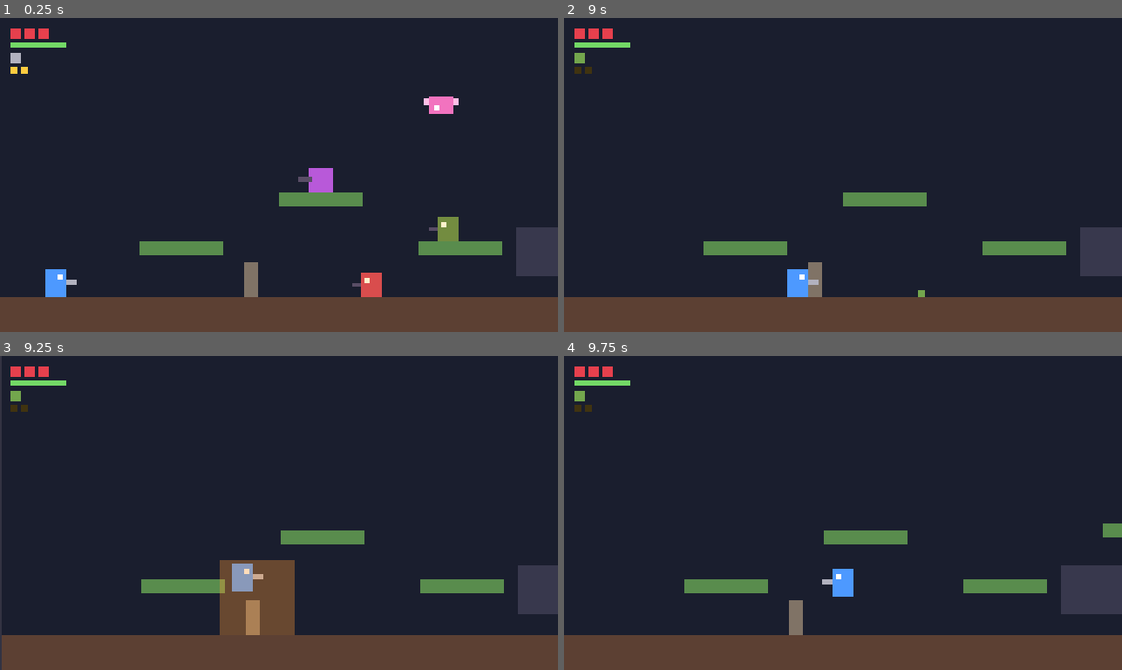
Above: before the commit, frames 1-4 (two rows, left to right).
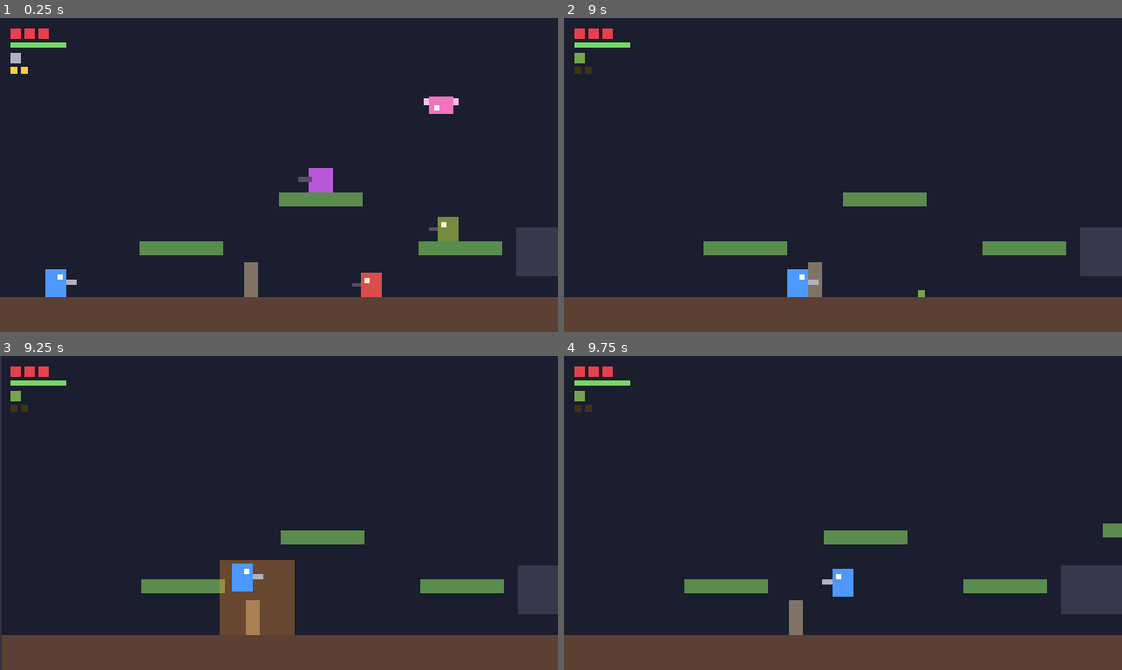
Above: after the commit, the same moments.

Repository: larrycxcx/zonebreaker-public
Game: Godot game, scene res://scenes/main.tscn
The game is run twice, just before and just after one commit, with the same random seed, the same clock (stepped at 60 frames per second) and the same inputs. Sound files missing from this copy of the repository are replaced by a short silence.
Inputs (mouse positions are in pixels of both pictures, inside the frame that each line leads up to):
- Up to frame 1 (0.25 s): no input
- Up to frame 2 (9 s): tap Enter at 0.5, 2, 3.5 s; move the mouse to (965, 159) at 0.52 s; hold J (shoot) 0.53-1.28 s; hold D (move_right) 0.53-2.03 s; click (965, 159) at 0.67 s; tap Space (jump) at 0.77, 1.07, 1.25, 1.52, 1.55, 1.82, 2.1, 2.75, 3.02, 3.32, 3.77, 3.8, 4.07, 4.25, 4.52, 4.82, 6.02, 6.05, 6.32, 6.77, 7.07, 7.52, 7.82, 8.3 s; tap K (ultimate) at 0.8, 1.35, 3.05, 5.3, 7.35, 8.85 s; move the mouse to (731, 190) at 1.27 s; move the mouse to (898, 105) at 2.02 s; hold A (move_left) 2.03-2.78 s; hold J (shoot) 2.03-2.78 s; move the mouse to (815, 237) at 2.77 s; hold D (move_right) 2.78-4.28 s; tap S (aim_down) at 2.85 s; click (815, 237) at 2.92 s; move the mouse to (1010, 222) at 3.52 s; hold W (aim_up) 3.53-4.28 s; move the mouse to (675, 127) at 4.27 s; hold A (move_left) 4.28-5.03 s; tap Ctrl (crouch) at 4.35 s; tap J (shoot) at 4.55 s; move the mouse to (870, 175) at 5.02 s; hold D (move_right) 5.03-5.78 s; hold J (shoot) 5.03-5.78 s; click (870, 175) at 5.17 s; move the mouse to (759, 96) at 5.77 s; hold A (move_left) 5.78-7.28 s; tap Alt (sprint) at 5.85 s; move the mouse to (965, 159) at 6.52 s; hold J (shoot) 6.53-7.28 s; tap Shift (switch_weapon) at 6.6 s; move the mouse to (731, 190) at 7.27 s; hold D (move_right) from 7.28 s (still down); click (731, 190) at 7.42 s; move the mouse to (898, 105) at 8.02 s; hold J (shoot) 8.03-8.78 s; move the mouse to (815, 237) at 8.77 s
- Up to frame 3 (9.25 s): keep holding D (move_right); tap Space (jump) at 9.02 s; tap J (shoot) at 9.05 s
- Up to frame 4 (9.75 s): tap Space (jump) at 9.32, 9.6 s; move the mouse to (1010, 560) at 9.52 s; release D (move_right) at 9.53 s; hold A (move_left) from 9.53 s (still down); click (1010, 560) at 9.67 s

Frames 1-2 are identical in both runs. In frame 3, 0.4% of the frame differs, in the area x 41-48%, y 66-75%; in frame 4, nothing differs.

Commit message:
Let a skin pack supply character art and effects (step 4, part 3)
SkinPack now carries appearances (skin key -> Appearance scene) and
effects (muzzle flash, sparks, explosion) alongside its sounds, with the
same "mine, then fallback, then the built-in default" lookup. Characters
declare a skin_key and ask Skins.build_appearance() in _ready; a pack
that names no appearance, or hands over a scene without an Appearance
script, leaves the built-in art in place instead of breaking the game.

Fx asks the pack for every effect it spawns, so swapping packs takes
effect immediately. Grenades no longer carry an explosion scene: they
report the event and Fx draws it at the reported blast radius, which
leaves no visual scene in gameplay code at all.

Co-Authored-By: Claude Opus 5 <noreply@anthropic.com>

Diff:
--- a/scenes/boss_a.tscn
+++ b/scenes/boss_a.tscn
@@ -13,6 +13,7 @@
 collision_layer = 8
 collision_mask = 1
 script = ExtResource("1")
+skin_key = &"boss_a"
 display_name = "Boss A"
 portrait = ExtResource("3")
 ultimate_damage_ratio = 0.25
--- a/scenes/enemy_chaser.tscn
+++ b/scenes/enemy_chaser.tscn
@@ -11,6 +11,7 @@
 collision_layer = 8
 collision_mask = 1
 script = ExtResource("1")
+skin_key = &"chaser"
 max_health = 6
 detect_range = 120.0
 
--- a/scenes/enemy_flyer.tscn
+++ b/scenes/enemy_flyer.tscn
@@ -13,6 +13,7 @@
 collision_mask = 1
 motion_mode = 1
 script = ExtResource("1")
+skin_key = &"flyer"
 bullet_scene = ExtResource("2")
 fire_interval = 1.0
 shoot_event = &"flyer_shoot"
--- a/scenes/enemy_turret.tscn
+++ b/scenes/enemy_turret.tscn
@@ -12,6 +12,7 @@
 collision_layer = 8
 collision_mask = 1
 script = ExtResource("1")
+skin_key = &"turret"
 max_health = 6
 shoot_event = &"turret_shoot"
 detect_range = 200.0
--- a/scenes/enemy_walker_f.tscn
+++ b/scenes/enemy_walker_f.tscn
@@ -6,6 +6,7 @@
 
 [node name="EnemyWalkerF" instance=ExtResource("1")]
 script = ExtResource("2")
+skin_key = &"grenadier"
 bullet_scene = null
 detect_range = 150.0
 grenade_scene = ExtResource("3")
--- a/scenes/grenade.tscn
+++ b/scenes/grenade.tscn
@@ -1,7 +1,6 @@
 [gd_scene format=3]
 
 [ext_resource type="Script" path="res://scripts/grenade.gd" id="1"]
-[ext_resource type="PackedScene" path="res://scenes/explosion.tscn" id="2"]
 
 [sub_resource type="CircleShape2D" id="CircleShape2D_1"]
 radius = 2.0
@@ -14,7 +13,6 @@
 collision_mask = 1
 motion_mode = 1
 script = ExtResource("1")
-explosion_scene = ExtResource("2")
 
 [node name="CollisionShape2D" type="CollisionShape2D" parent="."]
 shape = SubResource("CircleShape2D_1")
--- a/scenes/main.tscn
+++ b/scenes/main.tscn
@@ -17,6 +17,7 @@
 [ext_resource type="PackedScene" path="res://scenes/muzzle_flash.tscn" id="14"]
 [ext_resource type="PackedScene" path="res://scenes/hit_spark.tscn" id="15"]
 [ext_resource type="PackedScene" path="res://scenes/impact_spark.tscn" id="16"]
+[ext_resource type="PackedScene" path="res://scenes/explosion.tscn" id="18"]
 
 [node name="Main" type="Node2D"]
 script = ExtResource("3")
@@ -127,6 +128,7 @@
 muzzle_flash_scene = ExtResource("14")
 hit_spark_scene = ExtResource("15")
 impact_spark_scene = ExtResource("16")
+explosion_scene = ExtResource("18")
 
 [node name="Player" parent="." instance=ExtResource("2")]
 position = Vector2(32, 152)
--- a/scripts/enemy.gd
+++ b/scripts/enemy.gd
@@ -79,6 +79,8 @@
 var _aim_timer := 0.0
 
 ## 外观层。玩法只调它的接口，不碰方块和颜色（见 appearance.gd）。
+## 素材包里有 `skin_key` 这套外观的话，`_ready` 里会换成它的（见 Skins.build_appearance）。
+@export var skin_key := &"walker"
 @onready var _visual: Appearance = $Visual
 ## 枪口 Marker，挂在**本体**下（不在 `Visual` 里）：它只给出「伸出去多远」这个偏移，
 ## 实际出膛高度按碰撞体中心算（见 `level_muzzle_position()`），所以和外观长什么样、压没压扁都无关。
@@ -88,6 +90,7 @@
 
 
 func _ready() -> void:
+	_visual = Skins.build_appearance(self, skin_key)
 	add_to_group(GROUP)
 	health = max_health
 	_apply_visual_facing()
--- a/scripts/fx.gd
+++ b/scripts/fx.gd
@@ -6,12 +6,15 @@
 ## 由这里决定画什么、画在哪。特效场景在关卡里用导出属性指定，第 4 步换素材包时整套替换。
 ## 特效都是纯显示的 Node2D，没有碰撞，挂在自己下面，关卡一卸载就跟着没了。
 
+## 下面这些是**默认**特效：当前素材包里有同名的特效就用包里的（见 `SkinPack.EFFECT_KEYS`）。
 ## 开枪时在枪口闪一下。
 @export var muzzle_flash_scene: PackedScene
 ## 子弹打中角色（玩家或敌人）时的火花。
 @export var hit_spark_scene: PackedScene
 ## 子弹打在墙、地面这种实心物体上时的火花。
 @export var impact_spark_scene: PackedScene
+## 手雷爆炸（大小按爆炸半径缩放）。
+@export var explosion_scene: PackedScene
 
 ## 哪些事件算「开了一枪」。各角色开枪报告的事件名在场景里设置（`Enemy.shoot_event`），
 ## 加新敌人时这里要一起加；`test_fx.gd` 会检查关卡里每个敌人的 shoot_event 都在这张表里。
@@ -30,17 +33,22 @@
 	if SHOOT_EVENTS.has(event):
 		_flash_muzzle(source)
 	elif HIT_EVENTS.has(event):
-		_spawn(hit_spark_scene, _body_center(source))
+		_spawn(&"hit_spark", hit_spark_scene, _body_center(source))
 	elif event == &"bullet_impact":
 		# 子弹撞到实心物体时报告，它自己的位置就是命中点。
-		_spawn(impact_spark_scene, (source as Node2D).global_position)
+		_spawn(&"impact_spark", impact_spark_scene, (source as Node2D).global_position)
+	elif event == &"explosion":
+		# 手雷炸的时候报告，大小照它的爆炸半径来。
+		var blast := _spawn(&"explosion", explosion_scene, (source as Node2D).global_position)
+		if blast != null:
+			blast.set(&"radius", source.get(&"blast_radius"))
 
 
 ## 枪口闪光：开枪的人自己记着这一枪从哪出膛、朝哪打（last_muzzle_position / last_shot_direction）。
 func _flash_muzzle(source: Node) -> void:
 	var position_: Vector2 = source.get(&"last_muzzle_position")
 	var direction: Vector2 = source.get(&"last_shot_direction")
-	var flash := _spawn(muzzle_flash_scene, position_)
+	var flash := _spawn(&"muzzle_flash", muzzle_flash_scene, position_)
 	if flash != null and direction != Vector2.ZERO:
 		flash.rotation = direction.angle()
 
@@ -52,7 +60,9 @@
 	return (source as Node2D).global_position
 
 
-func _spawn(scene: PackedScene, position_: Vector2) -> Node2D:
+## 生成一个特效：当前素材包里有这个键就用包里的，没有就用节点上配的默认场景。
+func _spawn(key: StringName, fallback: PackedScene, position_: Vector2) -> Node2D:
+	var scene := Skins.effect(key, fallback)
 	if scene == null:
 		return null
 	var effect := scene.instantiate() as Node2D
--- a/scripts/grenade.gd
+++ b/scripts/grenade.gd
@@ -20,8 +20,6 @@
 ## 爆炸中心（和直接砸中）的伤害，以及范围边缘的伤害，中间按距离线性过渡。
 @export var max_damage := 3
 @export var min_damage := 1
-## 爆炸的样子（占位美术），只管显示。
-@export var explosion_scene: PackedScene
 
 ## 场上的手雷都在这个组里（Boss A 躲手雷时靠它找）。
 const GROUP := &"grenades"
@@ -100,11 +98,6 @@
 		# 隔着墙炸不到：从爆炸中心到目标之间要没有实心物体。
 		if Sight.is_clear(space, global_position, victim.global_position):
 			victim.take_damage(damage_at(victim, direct_hit), global_position)
-	if explosion_scene != null:
-		var effect := explosion_scene.instantiate() as Node2D
-		effect.set(&"radius", blast_radius)
-		get_parent().add_child(effect)
-		effect.global_position = global_position
 	queue_free()
 
 
--- a/scripts/player.gd
+++ b/scripts/player.gd
@@ -118,6 +118,8 @@
 var _stamina_regen_timer := 0.0
 
 ## 外观层。玩法只调它的接口（朝向/姿势/瞄准/受击/闪烁/死亡/后坐力），不碰方块和颜色。
+## 素材包里有 `skin_key` 这套外观的话，`_ready` 里会换成它的（见 Skins.build_appearance）。
+@export var skin_key := &"player"
 @onready var _visual: Appearance = $Visual
 @onready var _hurtbox: Area2D = $Hurtbox
 @onready var _shape: CollisionShape2D = $CollisionShape2D
@@ -126,6 +128,7 @@
 
 
 func _ready() -> void:
+	_visual = Skins.build_appearance(self, skin_key)
 	for weapon in weapons:
 		_slots.append(WeaponSlot.new(weapon))
 	_ultimate.ammo_changed.connect(func(ammo: int, max_ammo: int) -> void: ultimate_ammo_changed.emit(ammo, max_ammo))
--- a/scripts/skin/skin_pack.gd
+++ b/scripts/skin/skin_pack.gd
@@ -34,11 +34,35 @@
 	&"boss_appear": "Boss 出场（第一次进入屏幕）",
 }
 
+## 全部角色外观的键，以及各是谁。做素材的人照这张表准备外观场景（根节点挂 Appearance 脚本）。
+## 自制包只填想替换的；没填的角色用它自己场景里带的默认外观（现在的占位方块）。
+const APPEARANCE_KEYS := {
+	&"player": "玩家",
+	&"walker": "巡逻兵 A/B/C（共用一套，颜色在各自场景里）",
+	&"grenadier": "敌人 F（扔手雷的巡逻兵）",
+	&"turret": "炮台",
+	&"flyer": "敌人 E（飞行）",
+	&"chaser": "敌人 D（追击）",
+	&"boss_a": "Boss A",
+}
+
+## 全部特效的键。没填的用 Fx 节点上配的默认场景。
+const EFFECT_KEYS := {
+	&"muzzle_flash": "开枪时的枪口闪光",
+	&"hit_spark": "子弹打中角色",
+	&"impact_spark": "子弹打在墙、地面上",
+	&"explosion": "手雷爆炸",
+}
+
 ## 在编辑器里显示的名字。
 @export var display_name := ""
 ## 事件名 → 声音。
 @export var sounds: Dictionary[StringName, AudioStream] = {}
-## 这个包里没有的声音去哪里找。自制素材包一般指向默认包；默认包自己留空。
+## 角色外观：皮肤键（`APPEARANCE_KEYS`）→ 外观场景，根节点要挂 `Appearance` 脚本。
+@export var appearances: Dictionary[StringName, PackedScene] = {}
+## 特效：特效键（`EFFECT_KEYS`）→ 场景。
+@export var effects: Dictionary[StringName, PackedScene] = {}
+## 这个包里没有的东西去哪里找。自制素材包一般指向默认包；默认包自己留空。
 @export var fallback: SkinPack
 
 
@@ -48,3 +72,19 @@
 	if stream != null:
 		return stream
 	return fallback.find_sound(event) if fallback != null else null
+
+
+## 找某个角色的外观场景：先看自己，没有再问备用包，都没有返回 null（= 用角色场景里自带的）。
+func find_appearance(key: StringName) -> PackedScene:
+	var scene: PackedScene = appearances.get(key)
+	if scene != null:
+		return scene
+	return fallback.find_appearance(key) if fallback != null else null
+
+
+## 找某个特效的场景，规则同上。
+func find_effect(key: StringName) -> PackedScene:
+	var scene: PackedScene = effects.get(key)
+	if scene != null:
+		return scene
+	return fallback.find_effect(key) if fallback != null else null
--- a/scripts/skin/skins.gd
+++ b/scripts/skin/skins.gd
@@ -26,3 +26,35 @@
 
 func sound(event: StringName) -> AudioStream:
 	return current.find_sound(event) if current != null else null
+
+
+## 当前包里某个特效的场景，没有就返回 fallback_（Fx 节点上配的默认值）。
+func effect(key: StringName, fallback_: PackedScene) -> PackedScene:
+	var scene: PackedScene = current.find_effect(key) if current != null else null
+	return scene if scene != null else fallback_
+
+
+## 按皮肤键给 owner 装上外观，返回最终用的那个 `Appearance`。
+## 当前包里没有这个键（或者给的场景不对）就保留角色场景里自带的外观——皮肤包填错不该让游戏崩。
+## 角色在 _ready 里第一时间调它，之后只通过返回的这个对象和外观打交道。
+func build_appearance(owner: Node, key: StringName) -> Appearance:
+	var built_in := owner.get_node_or_null("Visual") as Appearance
+	if key == &"" or current == null:
+		return built_in
+	var scene := current.find_appearance(key)
+	if scene == null:
+		return built_in
+	var replacement := scene.instantiate() as Appearance
+	if replacement == null:
+		push_warning("皮肤包里 %s 的外观根节点没有 Appearance 脚本，继续用默认外观" % key)
+		return built_in
+	replacement.name = "Visual"
+	if built_in != null:
+		var index := built_in.get_index()
+		owner.remove_child(built_in)
+		built_in.queue_free()
+		owner.add_child(replacement)
+		owner.move_child(replacement, index)
+	else:
+		owner.add_child(replacement)
+	return replacement
--- a/tests/game_test.gd
+++ b/tests/game_test.gd
@@ -42,13 +42,15 @@
 ## 玩家一传送过去就会吃接触伤害被击飞，后面一连串断言都会莫名其妙地失败。
 ## 默认也移除 Level/Walls 下的竖墙：墙会挡路、挡子弹、挡视线，而大部分用例测的是和墙无关的机制，
 ## 不该因为关卡里掩体摆放的调整而失败。测墙本身的用例传 keep_walls = true。
-func reset_scene(keep_enemies := false, keep_walls := false) -> void:
+## `skin` 传了就用它加载这一关（角色在 _ready 里按当前包装外观，所以必须在加载之前定好）；
+## 不传就恢复默认包。
+func reset_scene(keep_enemies := false, keep_walls := false, skin: SkinPack = null) -> void:
 	release_all_input()
 	free_scene()
 	# 终极武器会暂停整棵树：用例中途出错、没等到恢复，也不能把暂停带进下一条用例。
 	tree.paused = false
 	# 素材包是全局状态：换过包的用例如果中途出错没换回来，会影响后面所有用例，所以每次都恢复默认包。
-	Skins.use(Skins.default_skin())
+	Skins.use(skin if skin != null else Skins.default_skin())
 	events.clear()
 	if not GameEvents.event_happened.is_connected(_record_event):
 		GameEvents.event_happened.connect(_record_event)
--- a/tests/run_tests.gd
+++ b/tests/run_tests.gd
@@ -28,6 +28,7 @@
 	"visuals": "res://tests/test_visuals.gd",
 	"fx": "res://tests/test_fx.gd",
 	"feel": "res://tests/test_feel.gd",
+	"skin_visuals": "res://tests/test_skin_visuals.gd",
 	"audio": "res://tests/test_audio.gd",
 }
 
--- /dev/null
+++ b/tests/test_skin_visuals.gd
@@ -0,0 +1,151 @@
+extends GameTest
+## 素材包的外观部分：角色外观和特效都能整包替换，而且**只换外观、不改规则**。
+## 音效那半边在 test_audio.gd 里。
+
+const STUB := "res://tests/stub_appearance.gd"
+
+
+## 现做一个素材包：appearances / effects 里填什么由参数决定，其余都回落到默认包。
+func make_skin(appearances := {}, effects := {}) -> SkinPack:
+	var skin := SkinPack.new()
+	skin.display_name = "测试皮肤"
+	skin.fallback = Skins.default_skin()
+	for key in appearances:
+		skin.appearances[key] = appearances[key]
+	for key in effects:
+		skin.effects[key] = effects[key]
+	return skin
+
+
+## 把一个脚本打包成场景（当外观或特效用）。
+func scene_of(script_path: String) -> PackedScene:
+	var node := Node2D.new()
+	node.set_script(load(script_path))
+	var scene := PackedScene.new()
+	scene.pack(node)
+	node.free()
+	return scene
+
+
+func test_keys_cover_everyone() -> void:
+	# 关卡里每个角色都要有皮肤键，而且键都在清单里（做素材的人照清单准备）
+	await reset_scene(true)
+	var actors: Array[Node] = [player]
+	actors.append_array(main.get_node("Enemies").get_children())
+	# 每个角色用的是哪个键要对得上，不能漏填（漏填会退回基类默认的 walker，画面上看不出来）
+	var expected := {
+		"Player": &"player", "WalkerA": &"walker", "WalkerB": &"walker", "WalkerC": &"walker",
+		"WalkerF": &"grenadier", "Turret1": &"turret", "Turret2": &"turret",
+		"FlyerE": &"flyer", "ChaserD": &"chaser", "BossA": &"boss_a",
+	}
+	for actor in actors:
+		var key: StringName = actor.get(&"skin_key")
+		check("%s's key (%s) is in the list" % [actor.name, key], SkinPack.APPEARANCE_KEYS.has(key),
+			str(SkinPack.APPEARANCE_KEYS.keys()))
+		check("%s uses the %s skin" % [actor.name, expected.get(String(actor.name), "?")],
+			key == expected.get(String(actor.name)), str(key))
+
+
+func test_default_skin_leaves_the_built_in_art_alone() -> void:
+	await reset_scene(true)
+	check("the default pack ships no appearance overrides", Skins.default_skin().appearances.is_empty())
+	check("and no effect overrides", Skins.default_skin().effects.is_empty())
+	check("so characters keep the art from their own scene", player.get_node("Visual") is Appearance)
+
+
+func test_a_skin_replaces_a_character_s_appearance() -> void:
+	# 换上只提供「玩家外观」的包：玩家换皮，敌人保持原样
+	await reset_scene(true, false, make_skin({&"player": scene_of(STUB)}))
+	keep_only_enemies(["WalkerA"])
+	await frames(5)
+	var skinned: Node = player.get_node("Visual")
+	check("the player got the skin's appearance", skinned.get_script().resource_path == STUB, str(skinned.get_script()))
+	check("it is still called Visual and sits on the player", skinned.get_parent() == player)
+	check("the enemy kept its own", main.get_node("Enemies/WalkerA/Visual").get_script().resource_path != STUB)
+	# 换皮之后照样能玩，判定一点不变
+	var muzzle := player._muzzle_position(Vector2.RIGHT) - player.global_position
+	check("judgement points unchanged", muzzle == Player.LEVEL_MUZZLE, str(muzzle))
+	Input.action_press("move_right")
+	await frames(6)
+	release_all_input()
+	check("still moves", player.global_position.x > 32.0)
+	check("and the logic drives it through the interface", (skinned.calls as Array).has("face"), str(skinned.calls))
+
+
+func test_a_skin_replaces_an_effect() -> void:
+	# 换上只提供「枪口闪光」的包
+	await reset_scene(false, false, make_skin({}, {&"muzzle_flash": scene_of(STUB)}))
+	player.global_position = Vector2(200, 152)
+	player.velocity = Vector2.ZERO
+	await frames(10)
+	player._shoot(Vector2.RIGHT)
+	await frames(1)
+	var fx: Fx = main.get_node("Fx")
+	var effects := fx.get_children()
+	check("the flash came from the skin", not effects.is_empty() and effects[0].get_script().resource_path == STUB,
+		str(effects.map(func(e): return e.get_script())))
+
+
+func test_missing_entries_fall_back() -> void:
+	# 包里没填的东西一律回落：外观用角色场景自带的，特效用 Fx 上配的默认场景
+	await reset_scene(false, false, make_skin())
+	player.global_position = Vector2(200, 152)
+	await frames(10)
+	check("appearance falls back to the built-in one", player.get_node("Visual").get_script().resource_path.ends_with("appearance.gd"))
+	player._shoot(Vector2.RIGHT)
+	await frames(1)
+	var fx: Fx = main.get_node("Fx")
+	check("effects fall back to the Fx defaults", not fx.get_children().is_empty())
+
+
+func test_a_broken_skin_does_not_break_the_game() -> void:
+	# 皮肤包把外观填成了一个普通场景（根节点没有 Appearance 脚本）：退回默认外观，游戏照常跑
+	var not_an_appearance := PackedScene.new()
+	var node := Node2D.new()
+	not_an_appearance.pack(node)
+	node.free()
+	await reset_scene(false, false, make_skin({&"player": not_an_appearance}))
+	await frames(10)
+	check("kept the built-in appearance", player.get_node("Visual") is Appearance)
+	Input.action_press("move_right")
+	await frames(6)
+	release_all_input()
+	check("and the game still runs", player.global_position.x > 32.0)
+
+
+func test_appearances_fall_back_through_the_chain() -> void:
+	# 包 A 提供玩家外观，包 B 自己什么都没有、fallback 指向 A：用 B 也要拿到 A 的外观
+	var pack_a := make_skin({&"player": scene_of(STUB)})
+	var pack_b := make_skin()
+	pack_b.fallback = pack_a
+	await reset_scene(false, false, pack_b)
+	await frames(5)
+	check("the appearance came from the fallback pack", player.get_node("Visual").get_script().resource_path == STUB,
+		str(player.get_node("Visual").get_script()))
+
+
+func test_the_explosion_is_drawn_by_the_fx_layer() -> void:
+	# 手雷自己不画爆炸，只报告事件；画面归 Fx（所以也能被素材包替换）
+	await reset_scene()
+	player.global_position = Vector2(200, 152)
+	player.velocity = Vector2.ZERO
+	await frames(10)
+	var grenade: Grenade = load("res://scenes/grenade.tscn").instantiate()
+	main.add_child(grenade)
+	grenade.global_position = Vector2(230, 150)
+	await frames(2)
+	var fx: Fx = main.get_node("Fx")
+	for effect in fx.get_children():
+		effect.free()
+	# 故意改成和特效场景默认值（28）不同的半径，否则「没按半径缩放」也看不出来
+	grenade.blast_radius = 40.0
+	var radius := grenade.blast_radius # 爆炸之后它自己就释放了，先记下来
+	grenade.explode()
+	await frames(2)
+	var blasts := fx.get_children().filter(func(e): return e.get("radius") != null)
+	check("an explosion effect appears", not blasts.is_empty(), str(fx.get_children()))
+	if not blasts.is_empty():
+		check("sized by the grenade's blast radius", blasts[0].radius == radius,
+			"%s vs %s" % [blasts[0].radius, radius])
+		check("drawn where it went off", blasts[0].global_position.distance_to(Vector2(230, 150)) < 1.0,
+			str(blasts[0].global_position))
Not shown, added: tests/test_skin_visuals.gd.uid
